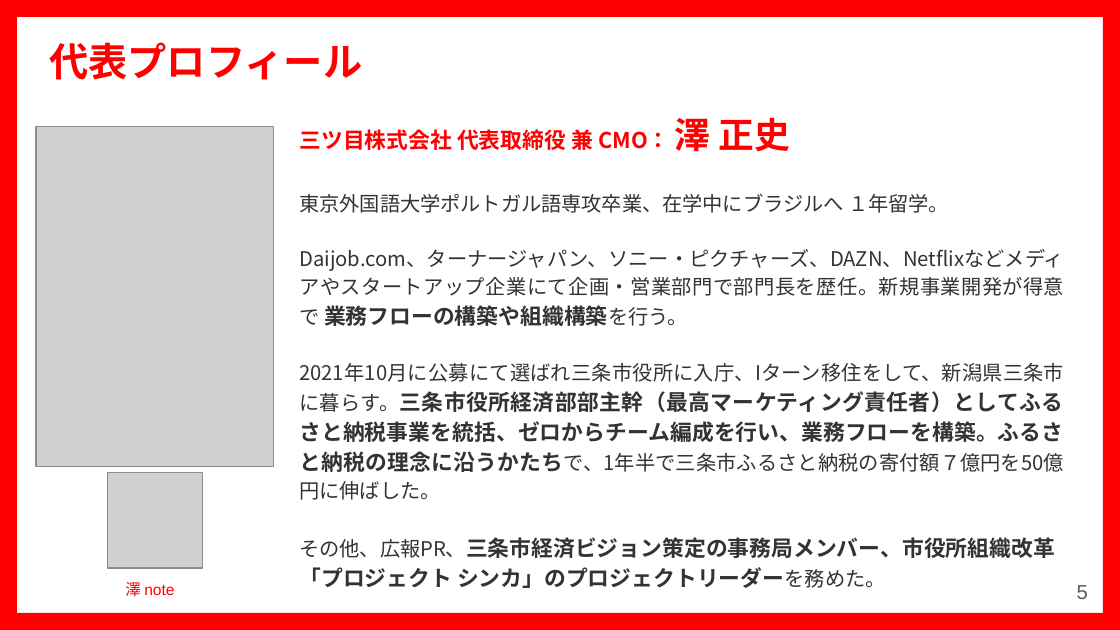
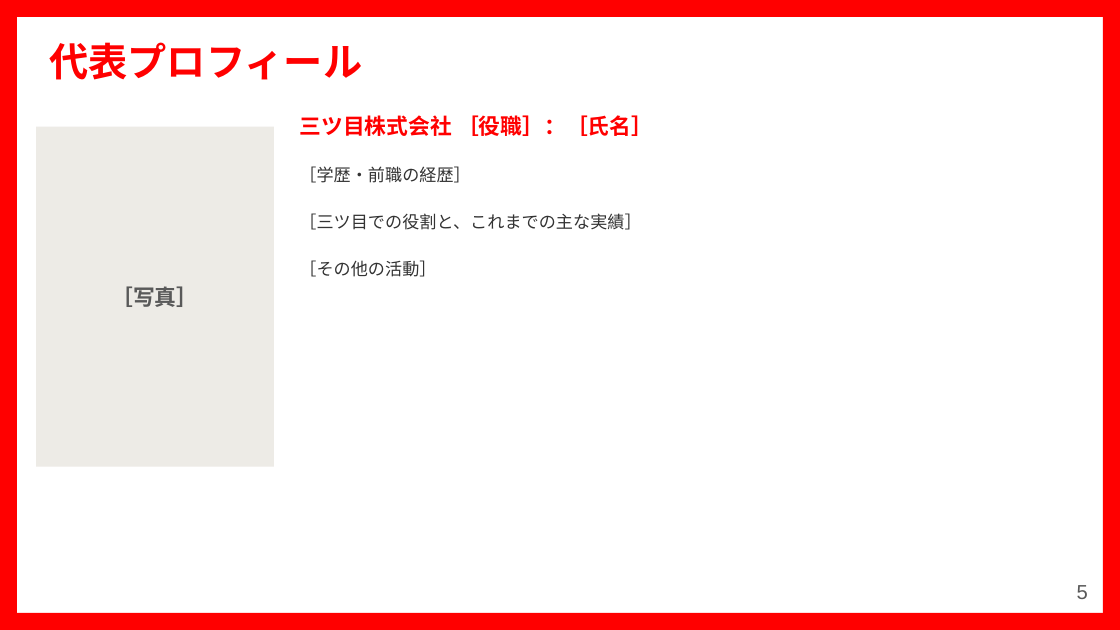
Before and after one commit to honbo-teruki/awashima, a slide deck: slide 5 of .claude/skills/natural-slides/brands/mitsume/template.pptx. Drawn at 1120x630 pixels with LibreOffice and Linux fonts; fonts in the diff are those of the drawing; grey boxes stand for pictures. Boxes give left, top, right and bottom in pixels: in the first picture for what was removed or moved away, otherwise in the second. Text is boxed around its words. In the diff, an @@ line names an element or a change of style, - is before the commit and + after.

```diff
--- a/.claude/skills/natural-slides/brands/mitsume/template.pptx
+++ b/.claude/skills/natural-slides/brands/mitsume/template.pptx
@@ text at (x1=299, y1=115, x2=653, y2=277): text changed; size 13 to 11 pt @@
-三ツ目株式会社 代表取締役 兼 CMO： 澤 正史
-東京外国語大学ポルトガル語専攻卒業、在学中にブラジルへ １年留学。
-Daijob.com、ターナージャパン、ソニー・ピクチャーズ、DAZN、Netflixなどメディアやスタートアップ企業にて企画・営業部門で部門長を歴任。新規事業開発が得意で 業務フローの構築や組織構築を行う。
-2021年10月に公募にて選ばれ三条市役所に入庁、Iターン移住をして、新潟県三条市に暮らす。三条市役所経済部部主幹（最高マーケティング責任者）としてふるさと納税事業を統括、ゼロからチーム編成を行い、業務フローを構築。ふるさと納税の理念に沿うかたちで、1年半で三条市ふるさと納税の寄付額７億円を50億円に伸ばした。
-その他、広報PR、三条市経済ビジョン策定の事務局メンバー、市役所組織改革
-「プロジェクト シンカ」のプロジェクトリーダーを務めた。
+三ツ目株式会社 ［役職］：［氏名］
+［学歴・前職の経歴］
+［三ツ目での役割と、これまでの主な実績］
+［その他の活動］
@@ picture removed at (x1=36, y1=127, x2=273, y2=467) @@
@@ rectangle added at (x1=36, y1=127, x2=273, y2=467), fill #EDEBE6, 14 pt, text #595959, bold @@
+［写真］
@@ picture removed at (x1=108, y1=473, x2=203, y2=568) @@
@@ text removed at (x1=125, y1=582, x2=174, y2=597) @@
-澤 note
```
Also in this commit, not shown: 5 other slides changed, 1 other file.
